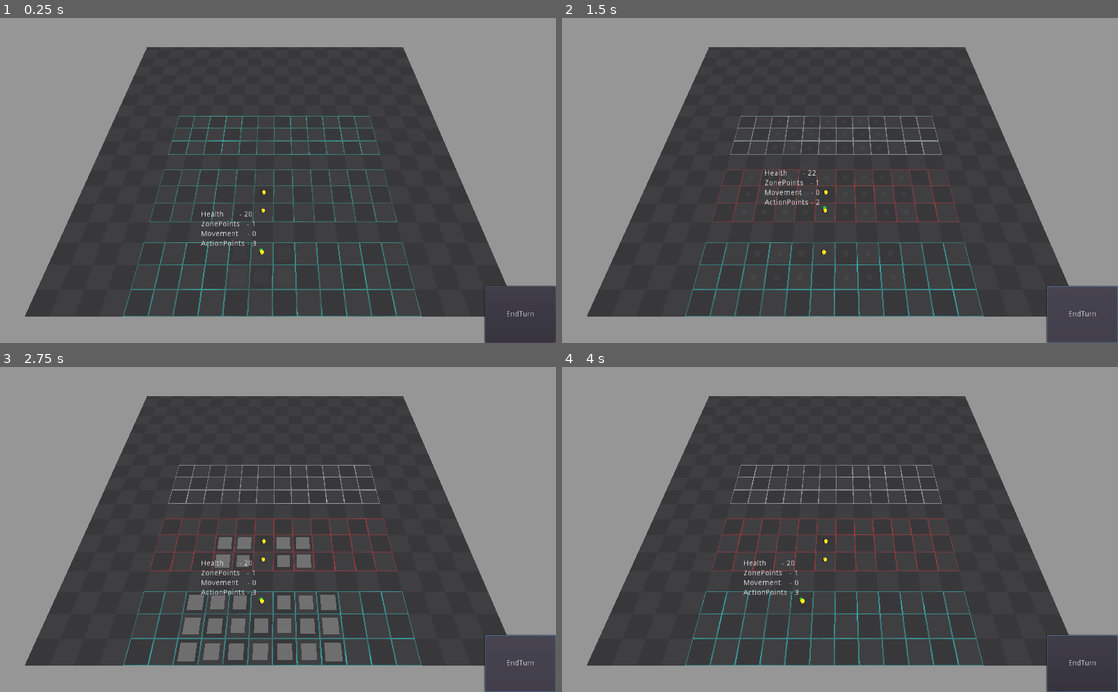
Above: before the commit, frames 1-4 (two rows, left to right).
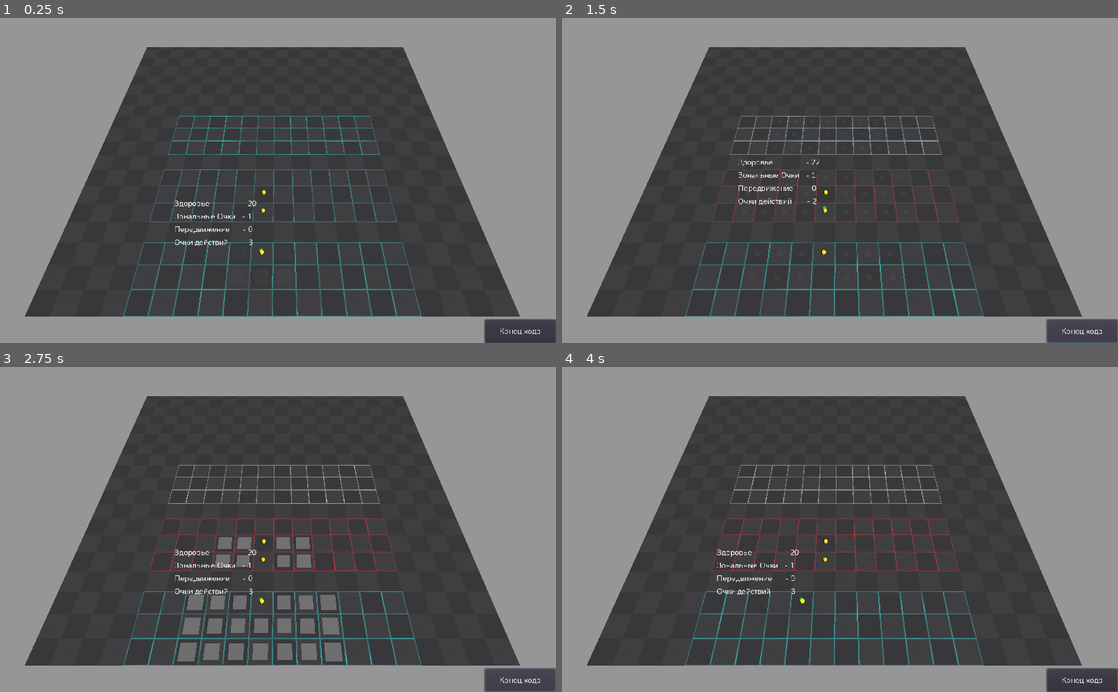
Above: after the commit, the same moments.

Repository: Rogotch/Desert
Game: Godot game, scene res://Resources/Scenes/3D/3dMap.tscn
The game is run twice, just before and just after one commit, with the same random seed, the same clock (stepped at 60 frames per second) and the same inputs. The project has no main scene, so this scene is started directly.
Inputs (mouse positions are in pixels of both pictures, inside the frame that each line leads up to):
- Up to frame 1 (0.25 s): no input
- Up to frame 2 (1.5 s): click "EndTurn" (after the commit: "Конец хода") at 0.5 s; click "EndTurn" (after the commit: "Конец хода") at 1.25 s
- Up to frame 3 (2.75 s): click "EndTurn" (after the commit: "Конец хода") at 2 s
- Up to frame 4 (4 s): move the mouse to (962, 513) at 2.77 s; click (962, 513) at 2.92 s; move the mouse to (728, 545) at 3.52 s; click (728, 545) at 3.67 s

The runs differ from the first frame. In frame 1, 1.4% of the frame differs, in the area x 31-100%, y 56-98%; in frame 2, 1.4%; in frame 3, 1.4%; in frame 4, 1.4%, in the area x 27-100%, y 56-98%.

Commit message:
Add fonts, Only Friendly Positive effects
Добавил несколько шрифтов с поддержкой кириллицы, использую пока один. Сделал так, чтобы эффект лечения работал только на ребят из своей команды.

Diff:
--- /dev/null
+++ b/Resources/Fonts/DynamicFont.tres
@@ -0,0 +1,8 @@
+[gd_resource type="DynamicFont" load_steps=2 format=2]
+
+[sub_resource type="DynamicFontData" id=1]
+font_path = "res://Resources/Fonts/NunitoSans-Regular.ttf"
+
+[resource]
+size = 14
+font_data = SubResource( 1 )
--- a/Resources/Scenes/UI/FightUI.tscn
+++ b/Resources/Scenes/UI/FightUI.tscn
@@ -1,11 +1,16 @@
-[gd_scene load_steps=2 format=2]
+[gd_scene load_steps=4 format=2]
 
 [ext_resource path="res://Resources/Scripts/UIScripts/FightUI.gd" type="Script" id=1]
+[ext_resource path="res://Resources/Fonts/DynamicFont.tres" type="DynamicFont" id=2]
+
+[sub_resource type="Theme" id=1]
+default_font = ExtResource( 2 )
 
 [node name="FightUI" type="Control"]
 anchor_right = 1.0
 anchor_bottom = 1.0
 mouse_filter = 2
+theme = SubResource( 1 )
 script = ExtResource( 1 )
 __meta__ = {
 "_edit_use_anchors_": false
@@ -19,8 +24,8 @@
 anchor_right = 1.0
 anchor_bottom = 1.0
 margin_left = -131.0
-margin_top = -105.0
-text = "EndTurn"
+margin_top = -43.0
+text = "Конец хода"
 __meta__ = {
 "_edit_use_anchors_": false
 }
@@ -36,30 +41,31 @@
 anchor_top = 1.0
 anchor_right = 1.0
 anchor_bottom = 1.0
-margin_left = -40.0
-margin_top = -50.0
+margin_left = -142.0
+margin_top = -92.0
 mouse_filter = 2
 __meta__ = {
 "_edit_use_anchors_": false
 }
 
 [node name="Health" type="Label" parent="UnitInformation/Strings"]
-margin_right = 40.0
-margin_bottom = 14.0
+margin_right = 142.0
+margin_bottom = 20.0
+text = "Здоровье"
 
 [node name="ZonePoints" type="Label" parent="UnitInformation/Strings"]
-margin_top = 18.0
-margin_right = 40.0
-margin_bottom = 32.0
+margin_top = 24.0
+margin_right = 142.0
+margin_bottom = 44.0
 
 [node name="Movement" type="Label" parent="UnitInformation/Strings"]
-margin_top = 36.0
-margin_right = 40.0
-margin_bottom = 50.0
+margin_top = 48.0
+margin_right = 142.0
+margin_bottom = 68.0
 
 [node name="ActionPoints" type="Label" parent="UnitInformation/Strings"]
-margin_top = 54.0
-margin_right = 40.0
-margin_bottom = 68.0
+margin_top = 72.0
+margin_right = 142.0
+margin_bottom = 92.0
 
 [connection signal="pressed" from="EndTurnButton" to="." method="NextTurn"]
--- a/Resources/Scripts/3DScripts/Character.gd
+++ b/Resources/Scripts/3DScripts/Character.gd
@@ -63,12 +63,12 @@
 # Called when the node enters the scene tree for the first time.
 func _ready():
 	add_to_group("Units")
-	LoadEmmEffects()
 	Movement = 0
 	Speed        = MaxMovement
 	Multitasking = MaxActionPoints
 	EmittedEffects.Parent = self
 	ReceivedEffects.Parent = self
+	LoadEmmEffects()
 	Health = MaxHealth
 	yield(get_tree(), "idle_frame")
 	var V3Pos = Grid.world_to_map(transform.origin)
--- a/Resources/Scripts/NodeScripts/Effect.gd
+++ b/Resources/Scripts/NodeScripts/Effect.gd
@@ -20,6 +20,5 @@
 export (bool)              var permanent = false
 export (int)               var duration = 1
 
-
 func _ready():
 	pass
--- a/Resources/Scripts/NodeScripts/EffectsHolder.gd
+++ b/Resources/Scripts/NodeScripts/EffectsHolder.gd
@@ -46,7 +46,8 @@
 		if effect.Parameters[paramMod] != 0:
 			match paramMod:
 				"Health":
-					Parent.Health += effect.Parameters[paramMod]
+					if Parent.PlayerTeam == effect.PlayerEffect:
+						Parent.Health += effect.Parameters[paramMod]
 					pass
 				"Accuracy":
 					pass
@@ -79,6 +80,7 @@
 func SetEffectByID(id):
 	var effectParams = DataBase.GetObjFromArrByID(DataBase.Effects, id)
 	var newEffect = Effect.new()
+	newEffect.PlayerEffect = Parent.PlayerTeam
 	newEffect.Parameters = effectParams.Effects
 	match effectParams.Target:
 		"Team":
--- a/Resources/Scripts/UIScripts/FightUI.gd
+++ b/Resources/Scripts/UIScripts/FightUI.gd
@@ -20,8 +20,8 @@
 	if FightSystem.SelectedCharacter != null:
 		UnitStrings.rect_position = -UnitStrings.rect_size + UnitUIOffset
 		UnitUI.rect_position = get_viewport().get_camera().unproject_position(FightSystem.SelectedCharacter.transform.origin)
-		UnitHP.text = "Health       - " + str(FightSystem.SelectedCharacter.Health)
-		UnitZP.text = "ZonePoints   - " + str(FightSystem.SelectedCharacter.ZonePoints)
-		UnitMP.text = "Movement    - " + str(FightSystem.SelectedCharacter.Movement)
-		UnitAP.text = "ActionPoints - " + str(FightSystem.SelectedCharacter.ActionPoints)
+		UnitHP.text = "Здоровье               - " + str(FightSystem.SelectedCharacter.Health)
+		UnitZP.text = "Зональные Очки   - " + str(FightSystem.SelectedCharacter.ZonePoints)
+		UnitMP.text = "Передвижение      - " + str(FightSystem.SelectedCharacter.Movement)
+		UnitAP.text = "Очки действий       - " + str(FightSystem.SelectedCharacter.ActionPoints)
 	pass
Binary file added: Resources/Fonts/DwarvenStonecraftCyr.otf
Binary file added: Resources/Fonts/NunitoSans-ExtraLight.ttf
Binary file added: Resources/Fonts/NunitoSans-Regular.ttf
Binary file added: Resources/Fonts/Skandal.ttf
Binary file added: Resources/Fonts/SourceSansPro-ExtraLight.ttf
Binary file added: Resources/Fonts/SourceSansPro-Regular.ttf
